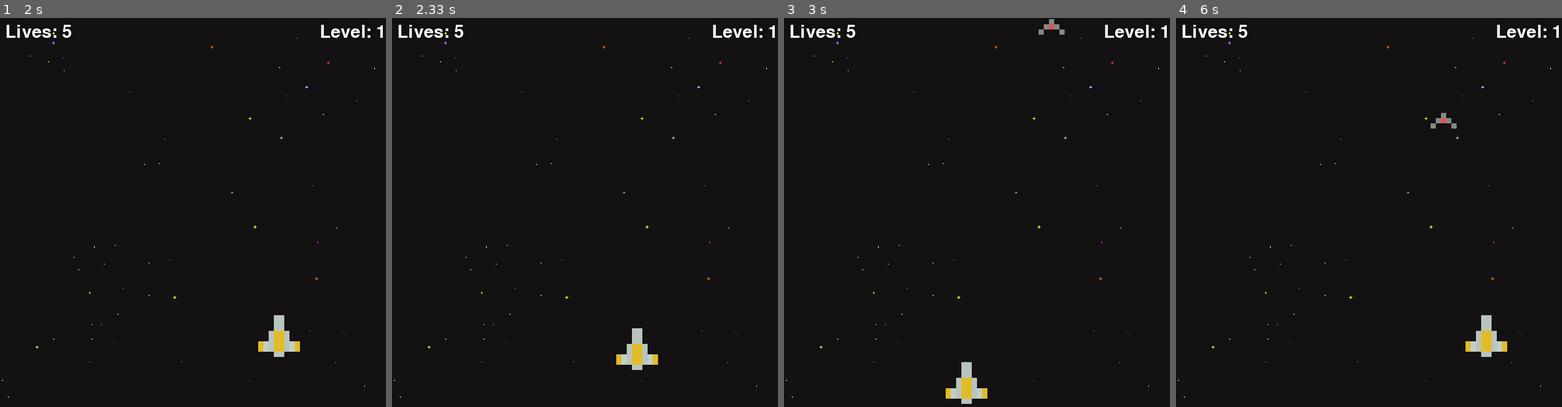
Above: before the commit, frames 1-4 (left to right).
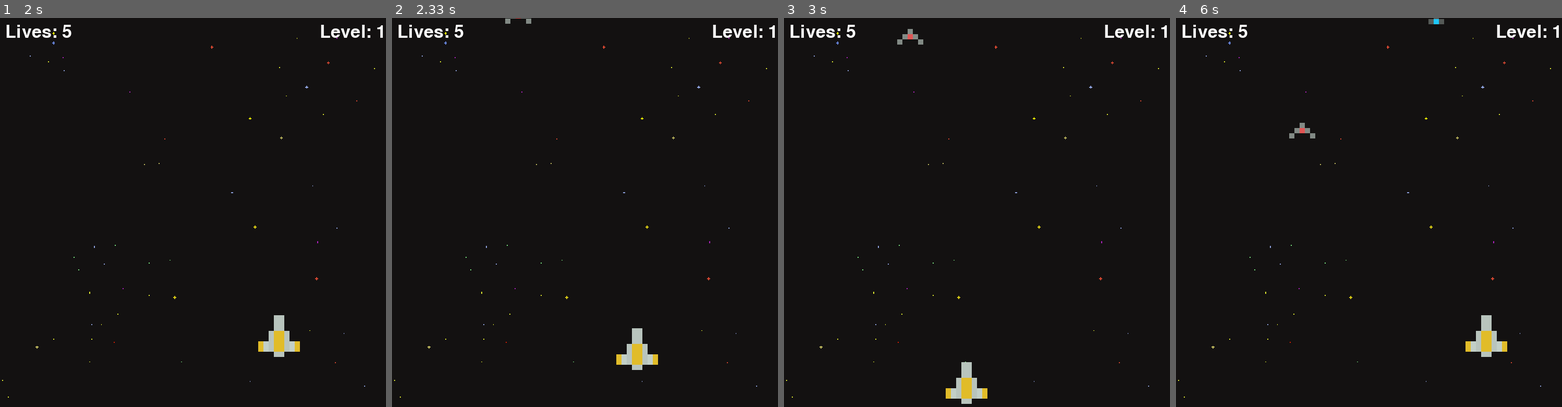
Above: after the commit, the same moments.

Repository: pitca8413/pygame
Game: pygame game, started from space03.py
Same seed, same stepped clock (60 frames per second), same inputs: the game is played once before the commit and once after it.
Inputs:
- Up to frame 1 (2 s): hold D 0.33-0.8 s; hold W 0.83-1.13 s; hold D 1.17-1.63 s; hold A from 1.67 s (still down)
- Up to frame 2 (2.33 s): release A at 2.2 s; hold S from 2.23 s (still down)
- Up to frame 3 (3 s): release S at 2.53 s; hold A 2.57-2.97 s
- Up to frame 4 (6 s): hold W 3-3.37 s; hold D 3.4-4.03 s; hold S 4.07-4.43 s; hold A 4.47-4.93 s; hold D 4.97-5.43 s; hold W 5.47-5.77 s; hold D from 5.8 s (still down)

Frame 1 is identical in both runs. In frame 2, less than 0.1% of the frame differs, in the area x 29-37%, y 0-2%; in frame 3, 0.2%; in frame 4, 0.3%, in the area x 29-73%, y 0-31%.

Commit message:
스페이스-게임초기화, 화면설정, 적 비행선 종류별 출현

Diff:
--- a/space03.py
+++ b/space03.py
@@ -56,9 +56,15 @@
         self.max_health = health
 
 class Enemy(Ship):
-    def __init__(self, x, y, health=100):
+    COLOR_MAP = {
+        "red": RED_SPACE_SHIP,
+        "green": GREEN_SPACE_SHIP,
+        "blue": BLUE_SPACE_SHIP
+    }
+
+    def __init__(self, x, y, color, health=100):
         super().__init__(x, y, health)
-        self.ship_img = RED_SPACE_SHIP
+        self.ship_img = self.COLOR_MAP[color]
 
     def move(self, vel):
         self.y += vel
@@ -105,7 +111,9 @@
         if len(enemies) == 0:
             wave_length += 5
             for i in range(wave_length):
-                enemy = Enemy(random.randint(50, 700), random.randint(-1000, -100))
+                enemy = Enemy(random.randint(50, 700),
+                              random.randint(-1000, -100),
+                              random.choice(["red", "green", "blue"]))
                 enemies.append(enemy)
 
         for event in pygame.event.get():
